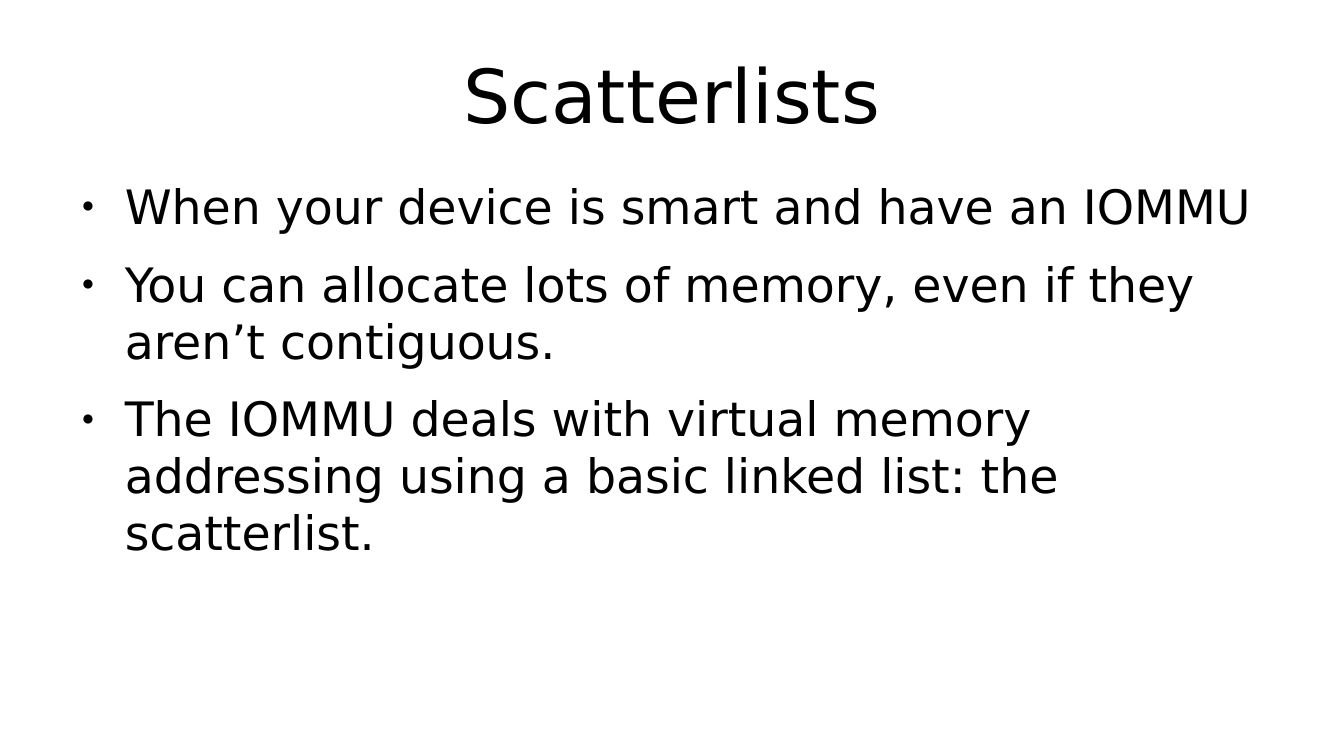
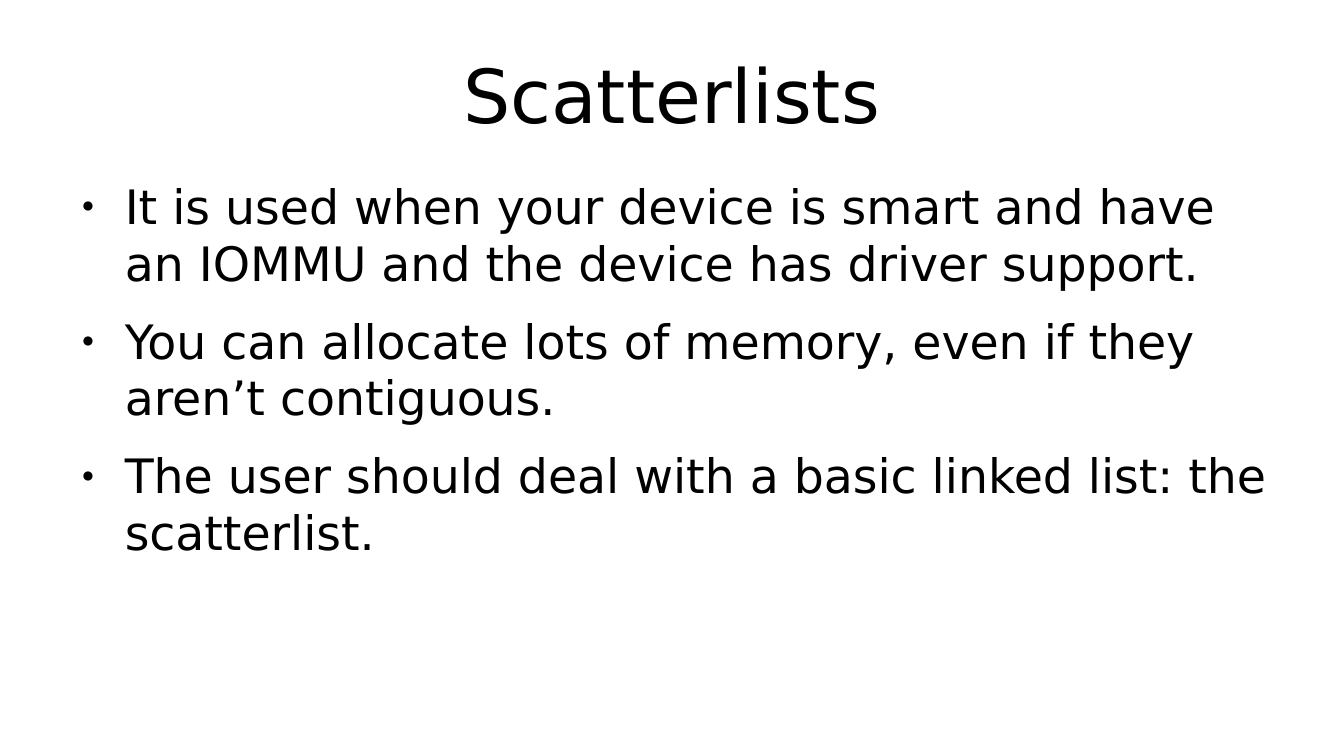
Before and after one commit to gagallo7/P4S, a slide deck: slide 43 of presentations/linux_kernel_dma_api.odp. Drawn at 1344x756 pixels with LibreOffice and Linux fonts; fonts in the diff are those of the drawing. Boxes give left, top, right and bottom in pixels: in the first picture for what was removed or moved away, otherwise in the second. Text is boxed around its words. In the diff, an @@ line names an element or a change of style, - is before the commit and + after.

Commit message:
Update slides

```diff
--- a/presentations/linux_kernel_dma_api.odp
+++ b/presentations/linux_kernel_dma_api.odp
@@ text at <box>125,188,1215,291</box>: text changed @@
-● When your device is smart and have an IOMMU
+● It is used when your device is smart and have an IOMMU and the device has driver support.
@@ text at <box>125,457,1266,551</box>: text changed @@
-● The IOMMU deals with virtual memory addressing using a basic linked list: the scatterlist.
+● The user should deal with a basic linked list: the scatterlist.
```
Also in this commit, not shown: 3 slides added, 1 slide removed.
